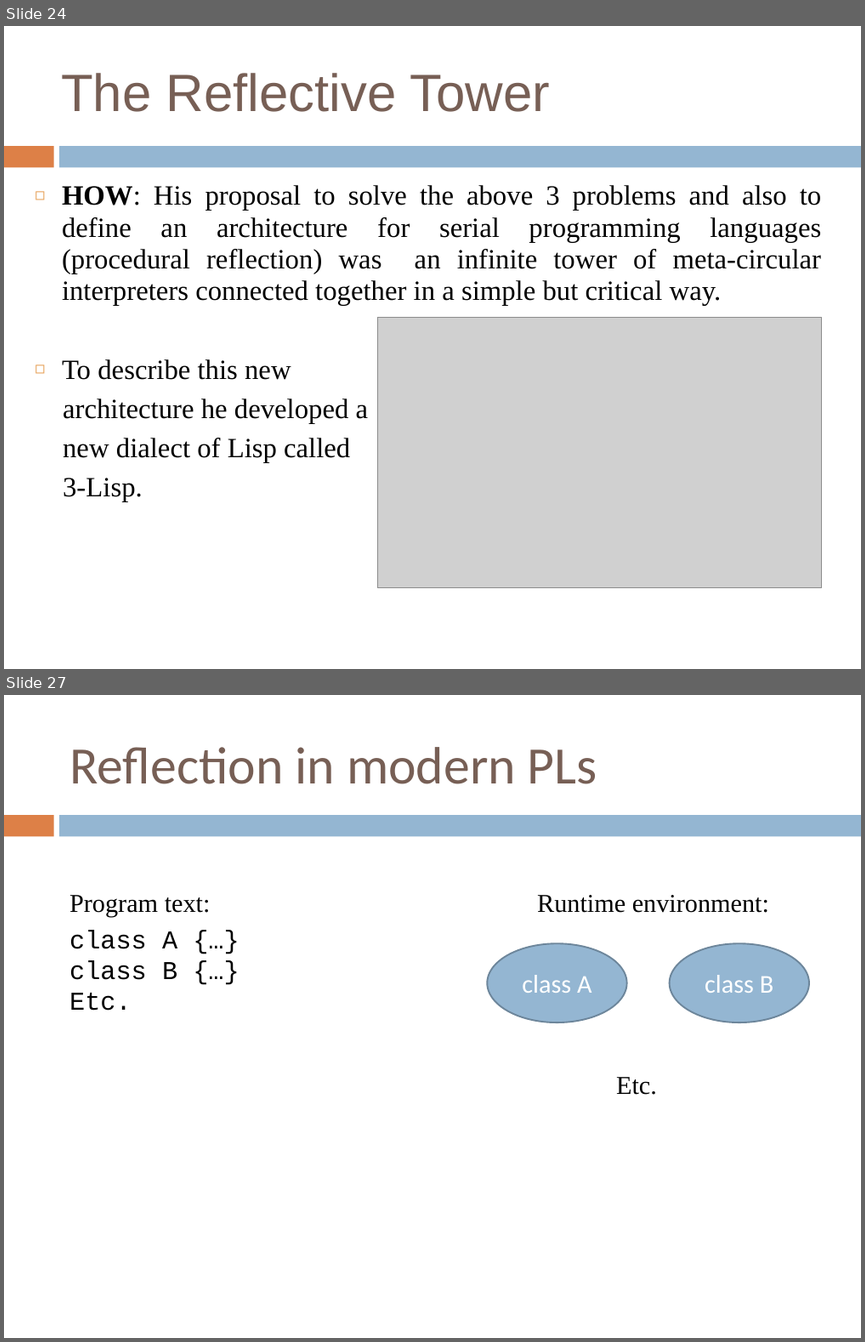
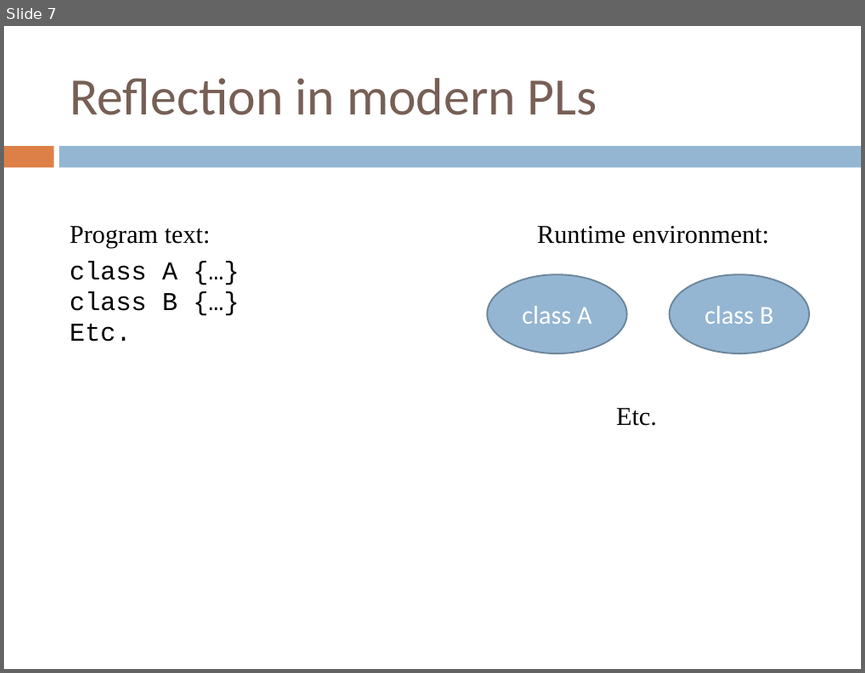
Before and after one commit to crista/EPS-slides, a slide deck: EPS-Reflection.pptx. Shown one above the other, each under a label of ours: slides 24 and 27 before the commit, slide 7 after it; the slides between them are not shown. The pictures are 865x1342 and 865x673 pixels, drawn with LibreOffice and Linux fonts; fonts in the diff are those of the drawing; grey boxes stand for pictures; background and template pictures are left out. Boxes give left, top, right and bottom in pixels: in the first picture for what was removed or moved away, otherwise in the second. Text is boxed around its words. In the diff, an @@ line names an element or a change of style, - is before the commit and + after.

```diff
--- a/EPS-Reflection.pptx
+++ b/EPS-Reflection.pptx
@@ slide 24 removed at (4,26,861,669), background picture (left out); not listed: 2 template elements that a slide beside it also shows @@
@@ title removed at (61,73,550,112) @@
-The Reflective Tower
@@ text removed at (62,185,822,501) @@
-  ◻ HOW: His proposal to solve the above 3 problems and also to define an architecture for serial programming languages (procedural reflection) was an infinite tower of meta-circular interpreters connected together in a simple but critical way.
-  ◻ To describe this new
-  architecture he developed a
-  new dialect of Lisp called
-  3-Lisp.
@@ picture removed at (378,317,822,588) @@
@@ what was slide 27 is now slide 7 @@
```
Also in this commit, not shown: 6 slides changed, 1 slide added, 24 other slides removed, 2 other files.
